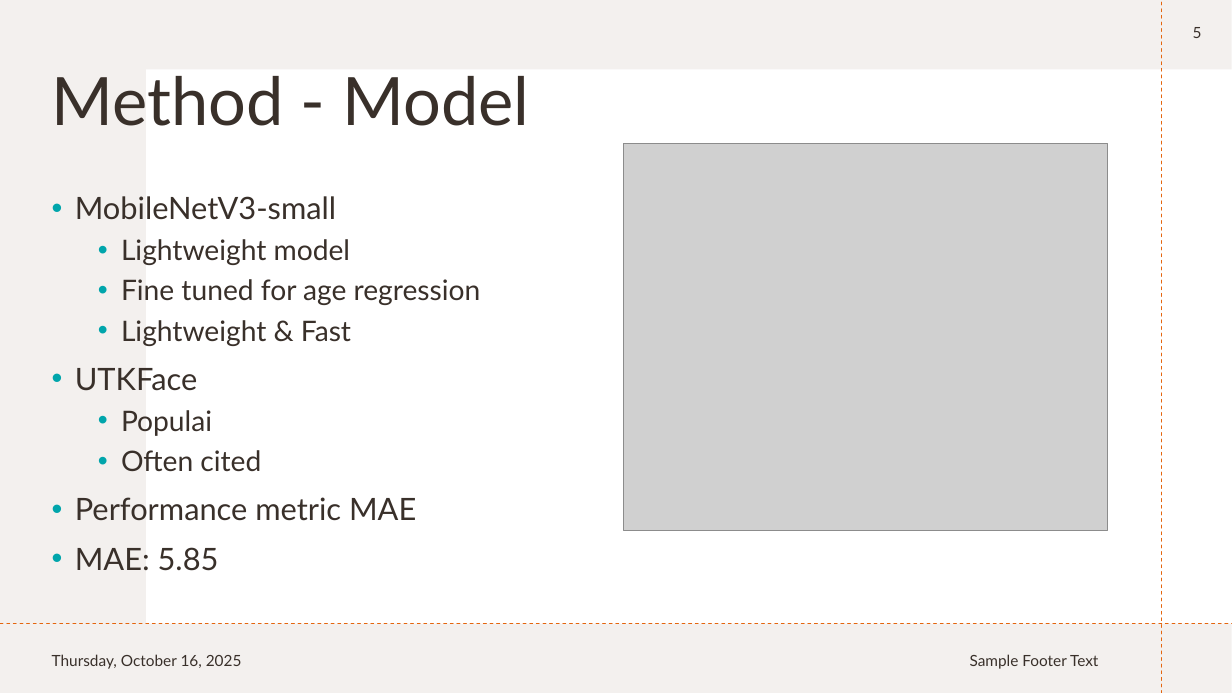
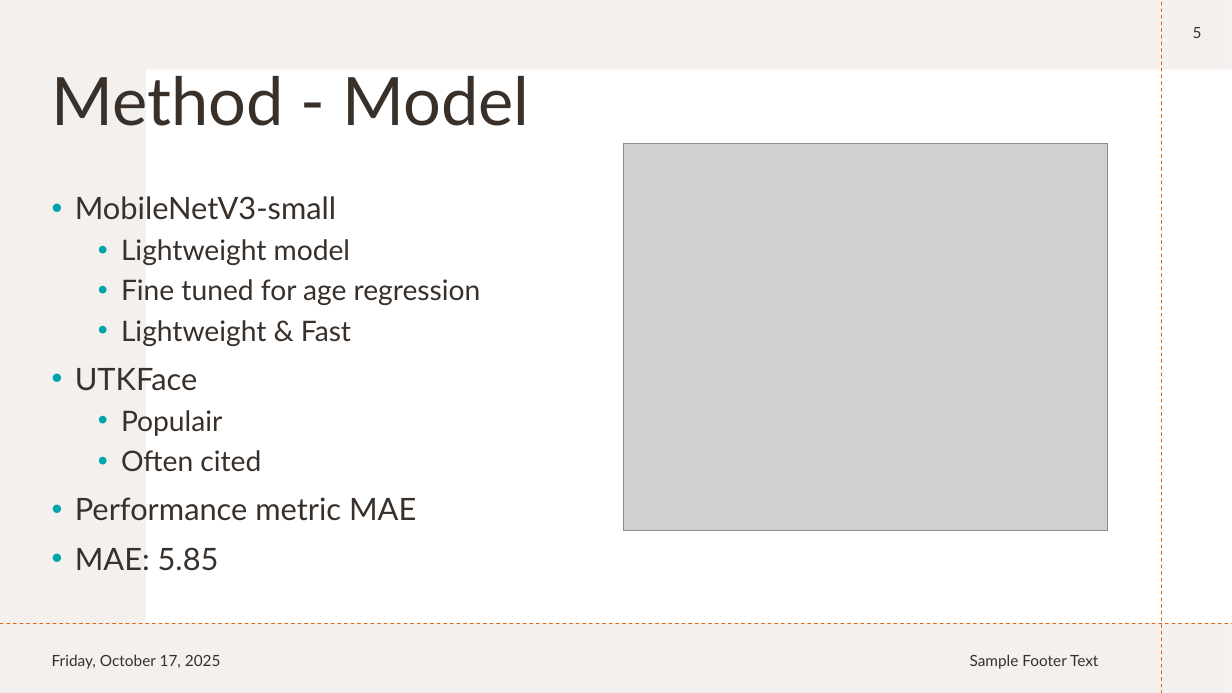
Before and after one commit to FrankVanDerVelde/master_applied-artificial_intelligence, a slide deck: slide 5 of symposium/symposium presentation.pptx. Drawn at 1232x693 pixels with LibreOffice and Linux fonts; fonts in the diff are those of the drawing; grey boxes stand for pictures. Boxes give left, top, right and bottom in pixels: in the first picture for what was removed or moved away, otherwise in the second. Text is boxed around its words. In the diff, an @@ line names an element or a change of style, - is before the commit and + after.

```diff
--- a/symposium/symposium presentation.pptx
+++ b/symposium/symposium presentation.pptx
@@ text at <box>121,410,222,436</box>: text changed @@
-  • Populai
+  • Populair
@@ text at <box>52,654,221,669</box>: text changed @@
-Thursday, October 16, 2025
+Friday, October 17, 2025
```
Also in this commit, not shown: 10 other slides changed.
